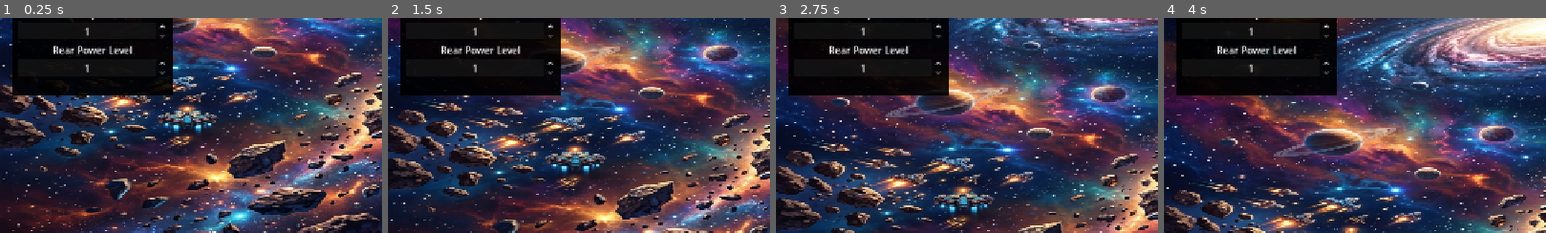
Above: before the commit, frames 1-4 (left to right).
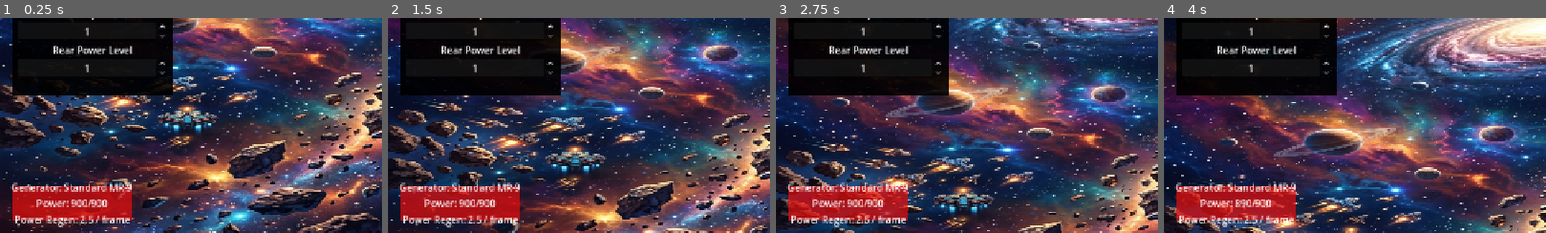
Above: after the commit, the same moments.

Repository: boryspimpek/Galaxid
Game: Godot game, scene res://scenes/world/World.tscn
The game is run twice, just before and just after one commit, with the same random seed, the same clock (stepped at 60 frames per second) and the same inputs.
Inputs:
- Up to frame 1 (0.25 s): no input
- Up to frame 2 (1.5 s): tap Enter (ui_accept) at 0.5, 0.77 s; hold Right (ui_right) 0.53-1.28 s; hold Down (ui_down) from 1.28 s (still down)
- Up to frame 3 (2.75 s): tap Enter (ui_accept) at 1.52 s; release Down (ui_down) at 2.03 s; hold Right (ui_right) from 2.03 s (still down)
- Up to frame 4 (4 s): release Right (ui_right) at 2.78 s; hold Up (ui_up) 2.78-3.53 s; tap Enter (ui_accept) at 3.02, 3.77 s; hold Left (ui_left) from 3.53 s (still down)
The pictures show only the part of the screen within x 0-50%, y 50-100%; the shares and areas given below are measured in that part.

The runs differ from the first frame. In frame 1, 5.4% of the frame differs, in the area x 2-35%, y 76-98%; in frame 2, 5.4%; in frame 3, 5.4%; in frame 4, 5.4%.

Commit message:
generator UI

Diff:
--- /dev/null
+++ b/scenes/ui/GeneratorInfoUI.gd
@@ -0,0 +1,37 @@
+extends Control
+
+# ============================================================================
+# GENERATOR INFO UI - Wyświetlanie informacji o generatorze (tylko do odczytu)
+# ============================================================================
+
+@onready var generator_name_label: Label = $VBoxContainer/GeneratorNameLabel
+@onready var power_label: Label = $VBoxContainer/PowerLabel
+@onready var power_add_label: Label = $VBoxContainer/PowerAddLabel
+
+func _ready():
+	# UI jest widoczne od początku
+	show()
+	print("GeneratorInfoUI: Ready")
+
+func _process(_delta):
+	# Znajdź gracza i aktualizuj wyświetlanie
+	var player = get_tree().current_scene.find_child("Player", true, false)
+	if player:
+		# Aktualna wartość energii
+		power_label.text = "Power: " + str(int(player.power)) + "/" + str(int(player.power_max))
+
+		# Szybkość regeneracji
+		power_add_label.text = "Power Regen: " + str(player.power_add) + " / frame"
+
+		# Nazwa generatora
+		var generator_id = PlayerSetup.generator_id
+		var generator = DataManager.get_generator_by_id(generator_id)
+		if not generator.is_empty():
+			var generator_name = generator.get("name", "Unknown")
+			generator_name_label.text = "Generator: " + generator_name
+		else:
+			generator_name_label.text = "Generator: Unknown"
+	else:
+		generator_name_label.text = "Player not found"
+		power_label.text = "Power: ?/?"
+		power_add_label.text = "Power Regen: ? / frame"
--- /dev/null
+++ b/scenes/ui/GeneratorInfoUI.tscn
@@ -0,0 +1,50 @@
+[gd_scene format=3 uid="uid://vbtl1lrhivag"]
+
+[ext_resource type="Script" uid="uid://b2qru852ujp7v" path="res://scenes/ui/GeneratorInfoUI.gd" id="1_generator_ui"]
+
+[node name="GeneratorInfoUI" type="Control" unique_id=491276486]
+layout_mode = 3
+anchors_preset = 0
+offset_left = 20.0
+offset_top = 640.0
+offset_right = 220.0
+offset_bottom = 700.0
+grow_vertical = 2
+script = ExtResource("1_generator_ui")
+
+[node name="Background" type="ColorRect" parent="." unique_id=1388757404]
+z_index = -1
+layout_mode = 1
+anchors_preset = 15
+anchor_right = 1.0
+anchor_bottom = 1.0
+grow_horizontal = 2
+grow_vertical = 2
+color = Color(0.90588236, 0.050980393, 0.050980393, 0.7019608)
+
+[node name="VBoxContainer" type="VBoxContainer" parent="." unique_id=1332167121]
+layout_mode = 1
+anchors_preset = 15
+anchor_right = 1.0
+anchor_bottom = 1.0
+offset_left = 10.0
+offset_top = 10.0
+offset_right = -10.0
+offset_bottom = -10.0
+grow_horizontal = 2
+grow_vertical = 2
+
+[node name="GeneratorNameLabel" type="Label" parent="VBoxContainer"]
+layout_mode = 2
+text = "Generator: Unknown"
+horizontal_alignment = 1
+
+[node name="PowerLabel" type="Label" parent="VBoxContainer"]
+layout_mode = 2
+text = "Power: 0/900"
+horizontal_alignment = 1
+
+[node name="PowerAddLabel" type="Label" parent="VBoxContainer" unique_id=1567955859]
+layout_mode = 2
+text = "Power Regen: 0.0 / frame"
+horizontal_alignment = 1
--- a/scenes/world/World.tscn
+++ b/scenes/world/World.tscn
@@ -4,6 +4,7 @@
 [ext_resource type="PackedScene" uid="uid://dr7gh8fwvyady" path="res://scenes/background/Background.tscn" id="2_background"]
 [ext_resource type="Script" uid="uid://m7pot1avds0x" path="res://scenes/world/LevelManager.gd" id="3_level_manager"]
 [ext_resource type="PackedScene" uid="uid://b8vqx4tqi0fke" path="res://scenes/ui/PlayerConfigUI.tscn" id="4_ui"]
+[ext_resource type="PackedScene" uid="uid://generator_info_ui" path="res://scenes/ui/GeneratorInfoUI.tscn" id="5_generator_ui"]
 
 [node name="World" type="Node2D" unique_id=1364436952]
 script = ExtResource("3_level_manager")
@@ -15,3 +16,5 @@
 [node name="UI" type="CanvasLayer" parent="."]
 
 [node name="PlayerConfigUI" parent="UI" instance=ExtResource("4_ui")]
+
+[node name="GeneratorInfoUI" parent="UI" instance=ExtResource("5_generator_ui")]
Not shown, added: scenes/ui/GeneratorInfoUI.gd.uid
